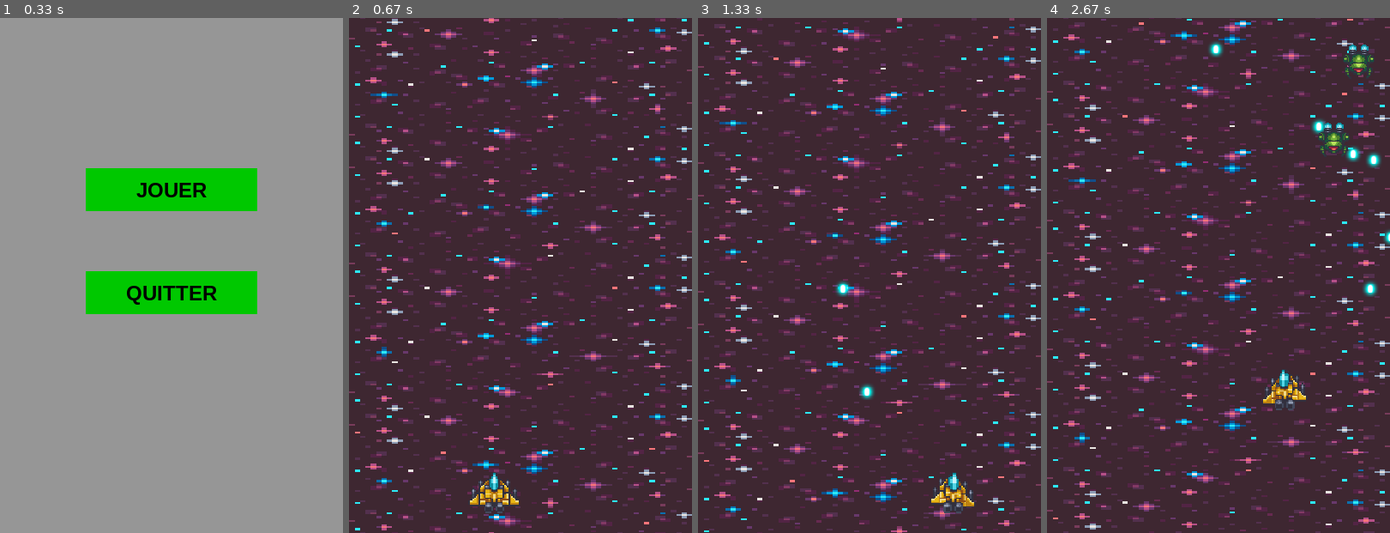
Above: before the commit, frames 1-4 (left to right).
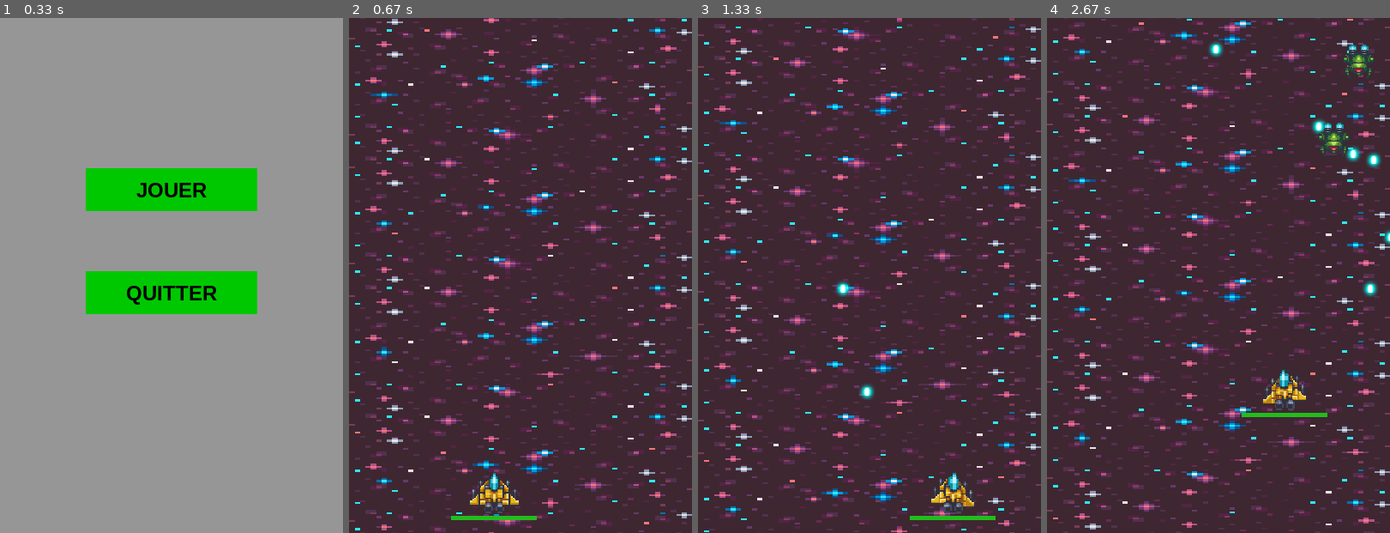
Above: after the commit, the same moments.

Repository: Fabien-crypto/SpaceShooter
Game: pygame game, started from menu.py
Two runs of this game, one before a commit and one after it. Both use one fixed random seed, a clock stepped at 60 frames per second and the inputs below.
Inputs (mouse positions are in pixels of both pictures, inside the frame that each line leads up to):
- Up to frame 1 (0.33 s): no input
- Up to frame 2 (0.67 s): click (520, 187) at 0.38 s
- Up to frame 3 (1.33 s): tap Space at 0.67, 1.07 s; hold Right from 1 s (still down)
- Up to frame 4 (2.67 s): tap Space at 1.37, 1.57, 1.9, 2.2, 2.4 s; release Right at 1.47 s; hold Up 1.5-1.8 s; hold Right 1.83-2.3 s; hold Left from 2.33 s (still down)

Frame 1 is identical in both runs. In frame 2, 0.2% of the frame differs, in the area x 29-55%, y 96-98%; in frame 3, 0.2%; in frame 4, 0.2%.

Commit message:
Validation

Diff:
--- a/main.py
+++ b/main.py
@@ -40,6 +40,7 @@
         projectile.move()
     for monster in game.monster.all_monsters :
         monster.forward()
+    game.player.update_health_bar(screen)
     game.monster.spawn_monster()
 
     #Appliquer l'ensemble de mon grp de projectiles en les dessinant#
--- a/monster.py
+++ b/monster.py
@@ -5,8 +5,8 @@
 class Monster(pygame.sprite.Sprite):
     def __init__(self):
         super().__init__()
-        self.health = 10
-        self.max_health = 10
+        self.health = 50
+        self.max_health = 50
         self.attack = 5
         self.all_monsters = pygame.sprite.Group()
         self.all_laser = pygame.sprite.Group()
--- a/player.py
+++ b/player.py
@@ -4,8 +4,8 @@
 class Player(pygame.sprite.Sprite):
     def __init__(self):
         super().__init__()
-        self.health = 3
-        self.max_health = 3
+        self.health = 100
+        self.max_health = 100
         self.attack = 10
         self.velocity = 4
         self.all_projectiles = pygame.sprite.Group()
@@ -16,6 +16,15 @@
         self.rect.y = 500
         self.shoot_delay = 150
         self.last_shoot =  pygame.time.get_ticks()
+
+    def update_health_bar(self,surface):
+        bar_color = (35, 188, 27)
+        bar_position = [self.rect.x -10, self.rect.y + self.rect.height, self.health, 5]
+        back_bar_color = (212, 63, 23)
+        back_bar_position = [self.rect.x -10, self.rect.y + self.rect.height, self.health, 5]
+        pygame.draw.rect(surface, back_bar_color, back_bar_position)
+        pygame.draw.rect(surface, bar_color, bar_position)
+
 
     def launch_projectile(self):
         #Création nouvelle instance du projectile#
